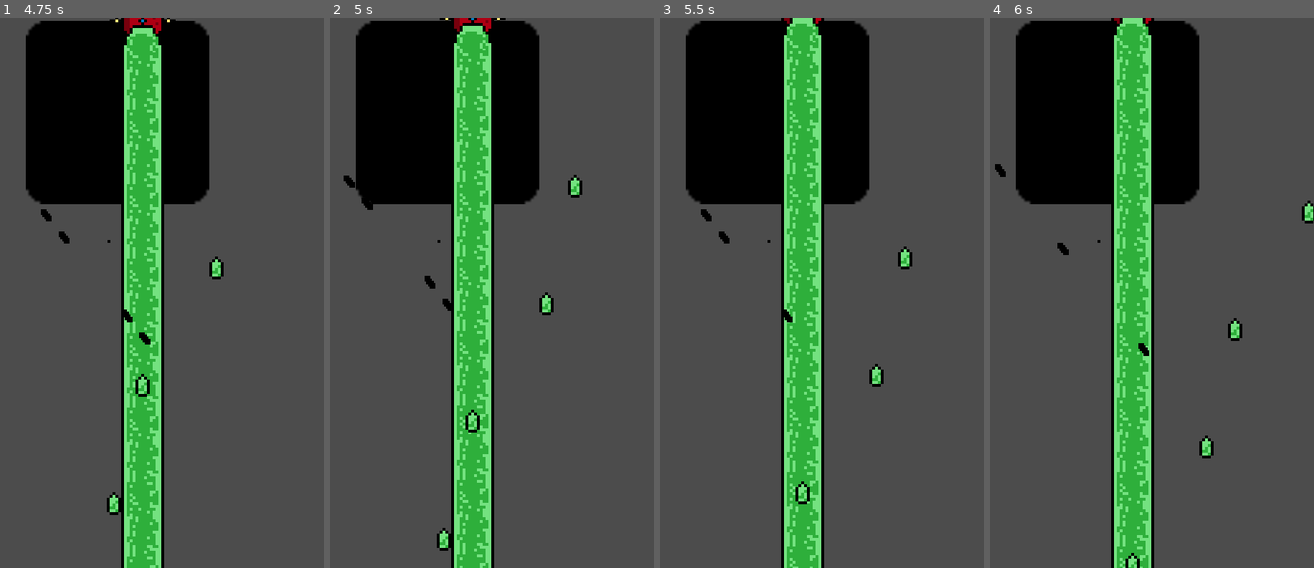
Above: before the commit, frames 1-4 (left to right).
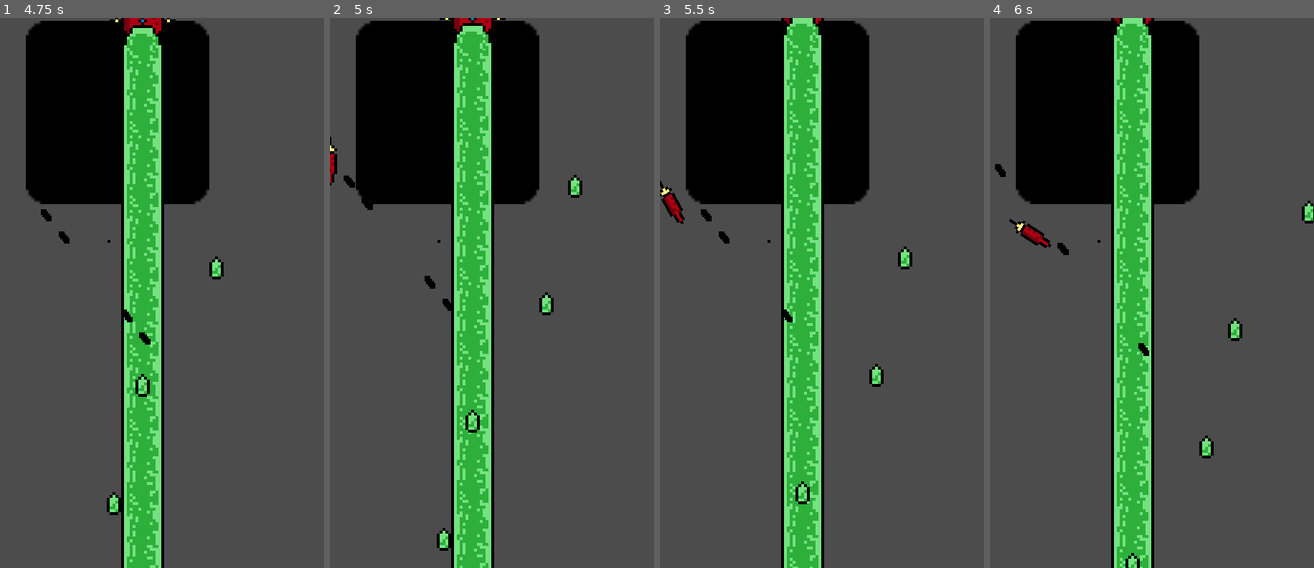
Above: after the commit, the same moments.

Repository: Fl0xy/LD44_Your_life_is_currency
Game: Godot game, scene res://scenes/henrik_test.tscn
Two runs of this game, one before a commit and one after it. Both use one fixed random seed, a clock stepped at 60 frames per second and the inputs below. This scene is started directly instead of the project's main scene. The engine's default icon, where the game draws it, is replaced by a stand-in: a white triangle on a blue panel in a dark square.
Inputs:
- Up to frame 1 (4.75 s): tap Enter (ui_accept) at 0.5, 0.77, 1.52, 3.02, 3.77, 4.52 s; hold D (right) 0.53-1.28 s; tap Space (fire) every 0.75 s from 0.6 to 4.35 s; hold S (down) 1.28-2.03 s; hold D (right) 2.03-2.78 s; hold Up (ui_up) 2.78-3.53 s; hold A (left) from 3.53 s (still down)
- Up to frame 2 (5 s): keep holding A (left)
- Up to frame 3 (5.5 s): release A (left) at 5.03 s; hold S (down) from 5.03 s (still down); tap Space (fire) at 5.1 s
- Up to frame 4 (6 s): release S (down) at 5.78 s; hold D (right) from 5.78 s (still down); tap Space (fire) at 5.85 s

Frame 1 is identical in both runs. In frame 2, 0.1% of the frame differs, in the area x 0-3%, y 21-31%; in frame 3, 0.3%; in frame 4, 0.3%, in the area x 5-20%, y 36-42%.

Commit message:
rocket ship shots rockets now

Diff:
--- a/assets/enemys/rocket_ship.tscn
+++ b/assets/enemys/rocket_ship.tscn
@@ -1,7 +1,8 @@
-[gd_scene load_steps=6 format=2]
+[gd_scene load_steps=7 format=2]
 
 [ext_resource path="res://scripts/continues_motion_2D.gd" type="Script" id=1]
 [ext_resource path="res://assets/entity_texture_atlas.png" type="Texture" id=2]
+[ext_resource path="res://assets/enemys/rocket_ship_body.gd" type="Script" id=3]
 
 [sub_resource type="AtlasTexture" id=1]
 atlas = ExtResource( 2 )
@@ -21,6 +22,7 @@
 
 [node name="ship_body" type="Sprite" parent="."]
 texture = SubResource( 1 )
+script = ExtResource( 3 )
 __meta__ = {
 "_edit_lock_": true
 }
--- /dev/null
+++ b/assets/enemys/rocket_ship_body.gd
@@ -0,0 +1,19 @@
+extends Node2D
+
+export var rocket_intervall : float = 5
+
+var timer : Timer
+var rocket = preload("res://assets/enemys/rocket.tscn")
+
+func _ready():
+	timer = Timer.new()
+	timer.connect("timeout", self, "fire_rocket")
+	add_child(timer)
+	timer.start(rocket_intervall)
+
+func fire_rocket():
+	timer.start(rocket_intervall)
+
+	var instance = rocket.instance()
+	instance.set_global_position($projectile/spawn.get_global_position())
+	get_parent().get_parent().add_child(instance)
